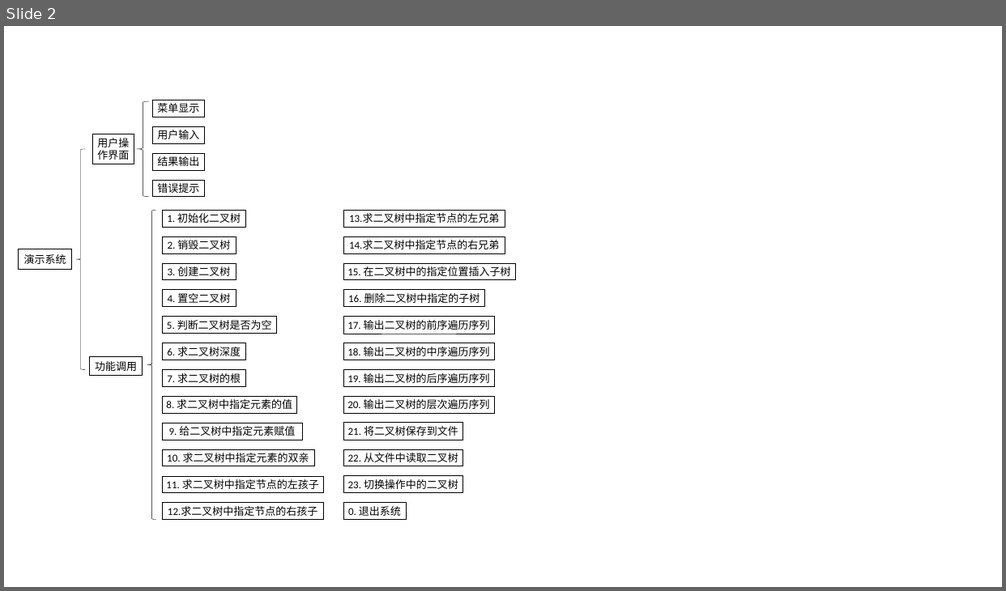
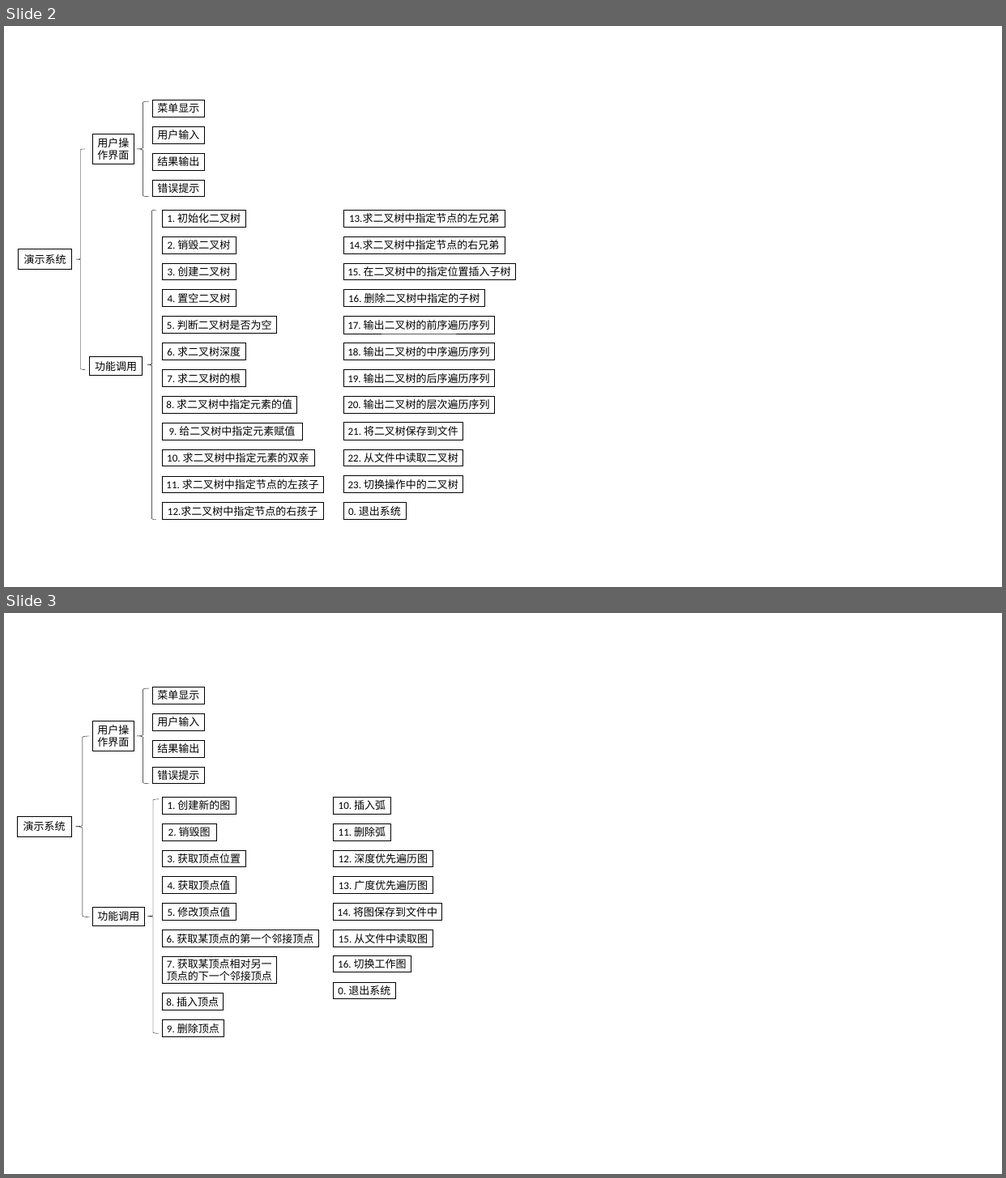
Before and after one commit to smdsbz/homework, a slide deck: data_structure/charts.pptx. Shown one above the other, each under a label of ours: slide 2 before the commit, slides 2 and 3 after it. The pictures are 1006x591 and 1006x1178 pixels, drawn with LibreOffice and Linux fonts; fonts in the diff are those of the drawing. Boxes give left, top, right and bottom in pixels: in the first picture for what was removed or moved away, otherwise in the second. Text is boxed around its words. In the diff, an @@ line names an element or a change of style, - is before the commit and + after.

```diff
--- a/data_structure/charts.pptx
+++ b/data_structure/charts.pptx
@@ slide 3 added at [4, 613, 1002, 1174], background #FFFFFF @@
@@ left brace added at [137, 688, 149, 784], outline #000000 0.5 pt @@
@@ rectangle added at [153, 687, 205, 704], fill #FFFFFF, outline #000000 1 pt, 18 pt, text #000000 @@
+菜单显示
@@ rectangle added at [92, 722, 134, 751], fill #FFFFFF, outline #000000 1 pt, 18 pt, text #000000 @@
+用户操作界面
@@ rectangle added at [153, 713, 205, 730], fill #FFFFFF, outline #000000 1 pt, 18 pt, text #000000 @@
+用户输入
@@ left brace added at [75, 736, 90, 917], outline #000000 0.5 pt @@
@@ rectangle added at [153, 740, 205, 757], fill #FFFFFF, outline #000000 1 pt, 18 pt, text #000000 @@
+结果输出
@@ rectangle added at [153, 767, 205, 784], fill #FFFFFF, outline #000000 1 pt, 18 pt, text #000000 @@
+错误提示
@@ left brace added at [147, 799, 159, 1033], outline #000000 0.5 pt @@
@@ rectangle added at [162, 797, 236, 814], fill #FFFFFF, outline #000000 1 pt, 18 pt, text #000000 @@
+1. 创建新的图
@@ rectangle added at [334, 797, 390, 814], fill #FFFFFF, outline #000000 1 pt, 18 pt, text #000000 @@
+10. 插入弧
@@ rectangle added at [18, 816, 71, 837], fill #FFFFFF, outline #000000 1 pt, 18 pt, text #000000 @@
+演示系统
@@ rectangle added at [162, 824, 217, 841], fill #FFFFFF, outline #000000 1 pt, 18 pt, text #000000 @@
+2. 销毁图
@@ rectangle added at [334, 824, 390, 841], fill #FFFFFF, outline #000000 1 pt, 18 pt, text #000000 @@
+11. 删除弧
@@ rectangle added at [162, 850, 245, 867], fill #FFFFFF, outline #000000 1 pt, 18 pt, text #000000 @@
+3. 获取顶点位置
@@ rectangle added at [334, 850, 433, 867], fill #FFFFFF, outline #000000 1 pt, 18 pt, text #000000 @@
+12. 深度优先遍历图
@@ rectangle added at [162, 877, 236, 894], fill #FFFFFF, outline #000000 1 pt, 18 pt, text #000000 @@
+4. 获取顶点值
@@ rectangle added at [334, 877, 433, 894], fill #FFFFFF, outline #000000 1 pt, 18 pt, text #000000 @@
+13. 广度优先遍历图
@@ rectangle added at [162, 904, 236, 920], fill #FFFFFF, outline #000000 1 pt, 18 pt, text #000000 @@
+5. 修改顶点值
@@ rectangle added at [334, 904, 442, 920], fill #FFFFFF, outline #000000 1 pt, 18 pt, text #000000 @@
+14. 将图保存到文件中
@@ rectangle added at [92, 907, 145, 926], fill #FFFFFF, outline #000000 1 pt, 18 pt, text #000000 @@
+功能调用
@@ rectangle added at [162, 930, 318, 947], fill #FFFFFF, outline #000000 1 pt, 18 pt, text #000000 @@
+6. 获取某顶点的第一个邻接顶点
@@ rectangle added at [334, 930, 433, 947], fill #FFFFFF, outline #000000 1 pt, 18 pt, text #000000 @@
+15. 从文件中读取图
@@ rectangle added at [162, 957, 277, 983], fill #FFFFFF, outline #000000 1 pt, 18 pt, text #000000 @@
+7. 获取某顶点相对另一顶点的下一个邻接顶点
@@ rectangle added at [334, 956, 411, 973], fill #FFFFFF, outline #000000 1 pt, 18 pt, text #000000 @@
+16. 切换工作图
@@ rectangle added at [162, 993, 224, 1010], fill #FFFFFF, outline #000000 1 pt, 18 pt, text #000000 @@
+8. 插入顶点
@@ rectangle added at [334, 982, 395, 999], fill #FFFFFF, outline #000000 1 pt, 18 pt, text #000000 @@
+0. 退出系统
@@ rectangle added at [162, 1020, 224, 1037], fill #FFFFFF, outline #000000 1 pt, 18 pt, text #000000 @@
+9. 删除顶点
```
Also in this commit, not shown: 5 other slides added, 5 other files.
